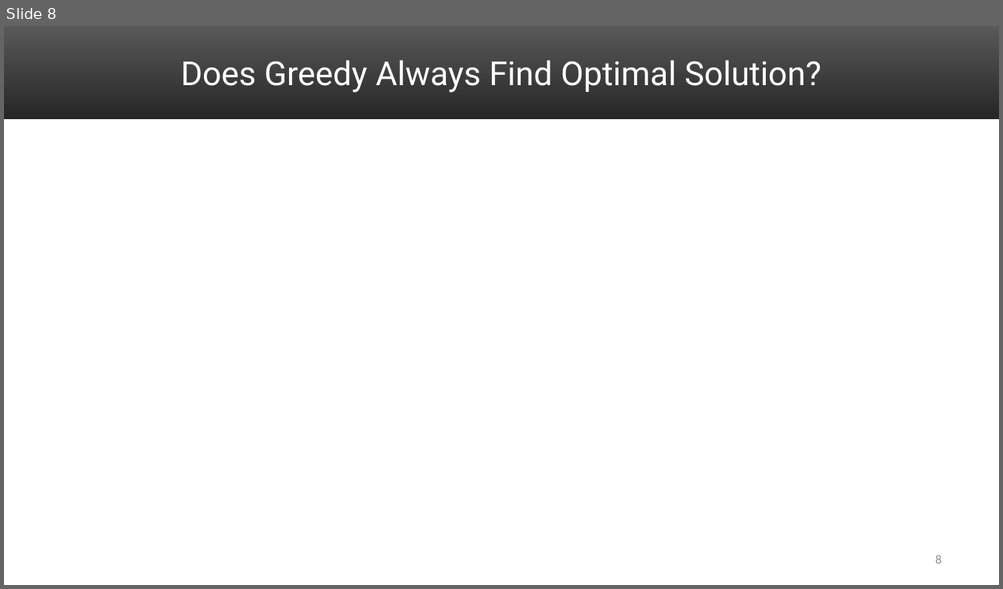
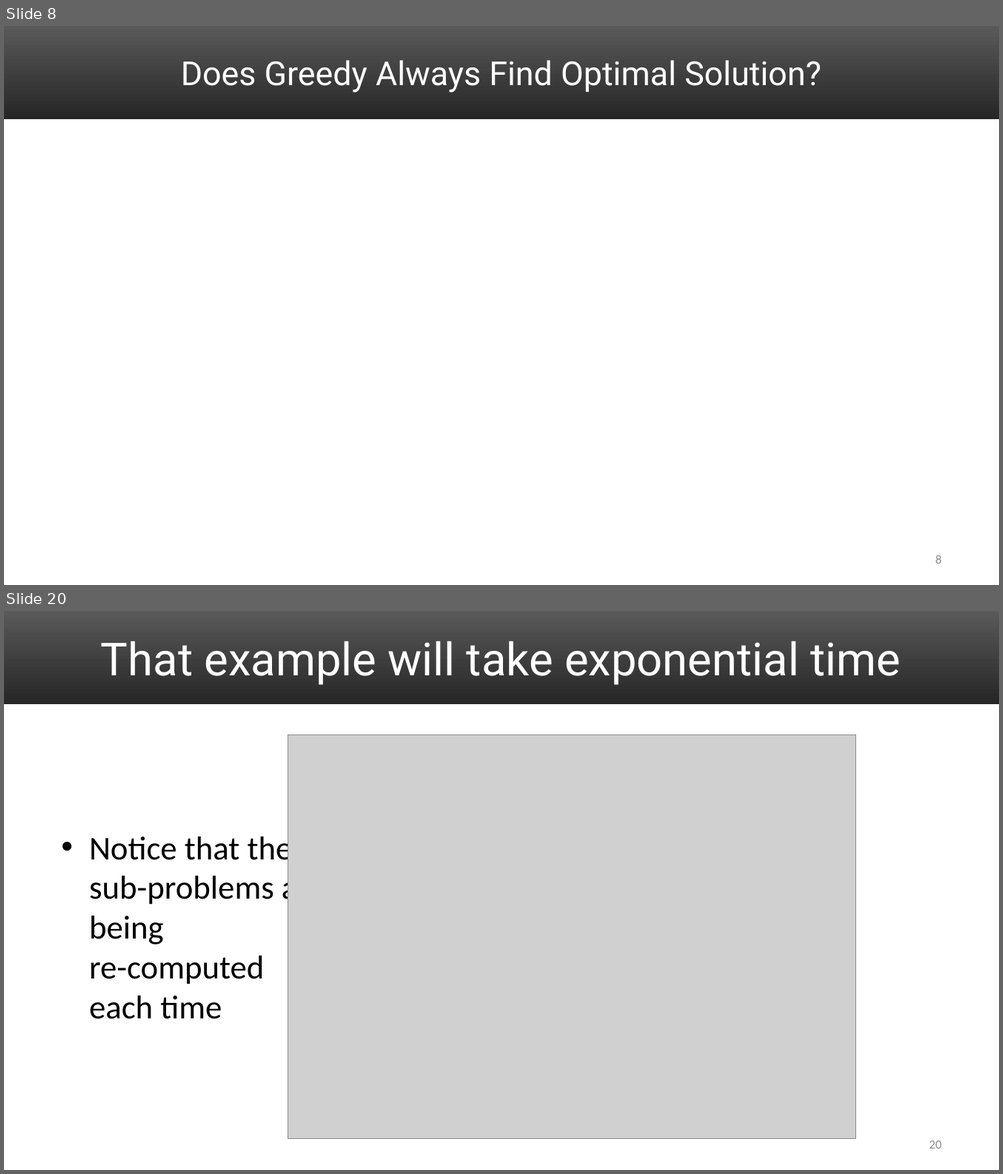
Before and after one commit to uva-cs/cs4102-f21, a slide deck: slides/DP_activitySelect_Proof.pptx. Shown one above the other, each under a label of ours: slide 8 before the commit, slides 8 and 20 after it; the slides between them are not shown. The pictures are 1003x589 and 1003x1174 pixels, drawn with LibreOffice and Linux fonts; fonts in the diff are those of the drawing; grey boxes stand for pictures. Boxes give left, top, right and bottom in pixels: in the first picture for what was removed or moved away, otherwise in the second. Text is boxed around its words. In the diff, an @@ line names an element or a change of style, - is before the commit and + after.

```diff
--- a/slides/DP_activitySelect_Proof.pptx
+++ b/slides/DP_activitySelect_Proof.pptx
@@ slide 20 added at box(4, 611, 999, 1170), background #FFFFFF; not listed: 1 template element that a slide beside it also shows @@
@@ title added at box(101, 641, 900, 685), 44 pt, text #FFFFFF @@
+That example will take exponential time
@@ picture added at box(288, 735, 856, 1140) @@
@@ text added at box(89, 832, 325, 1019), 32 pt, text #000000 @@
+• Notice that the
+  sub-problems are
+  being
+  re-computed
+  each time
@@ page number added at box(929, 1141, 942, 1149), 12 pt, text #8C8C8C @@
+20
```
Also in this commit, not shown: 14 other slides added, 1 other file.
